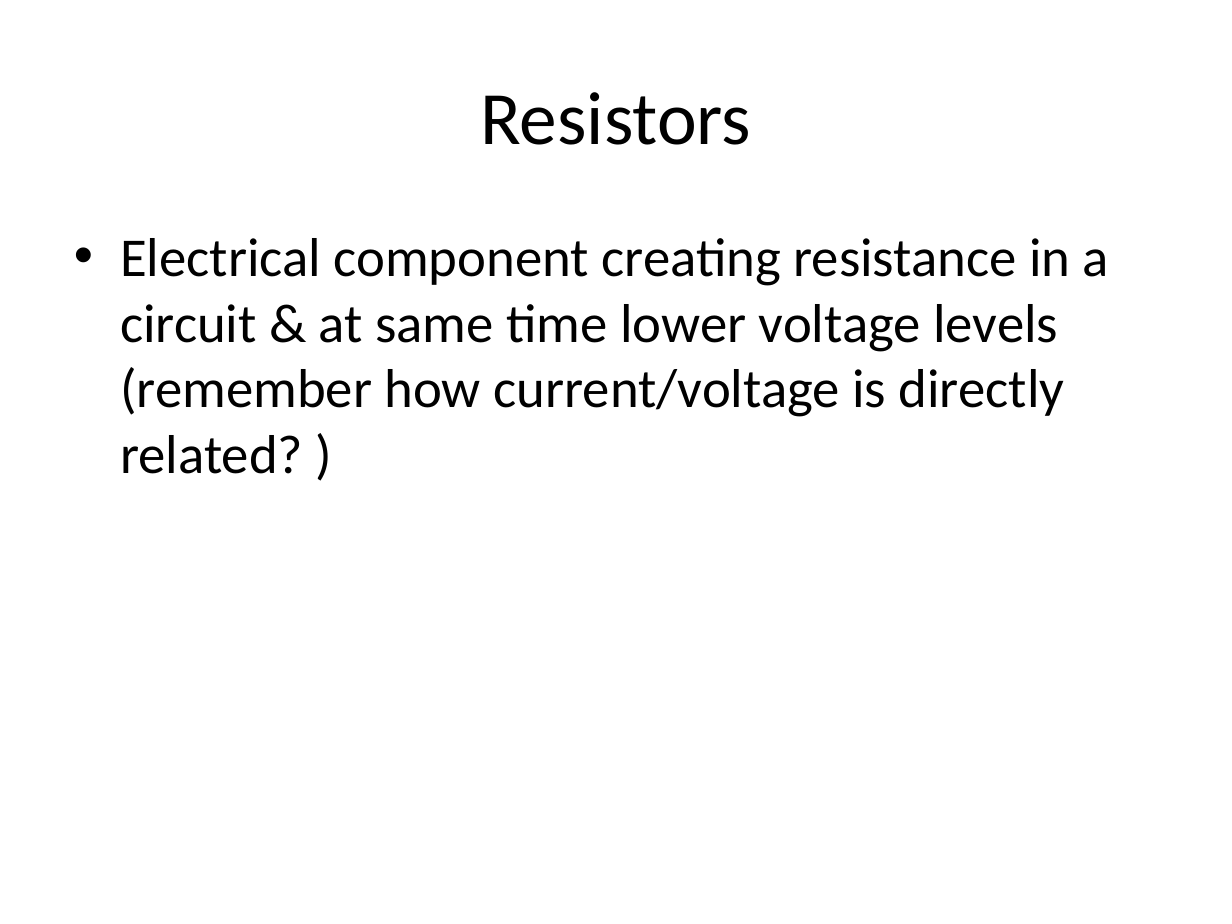
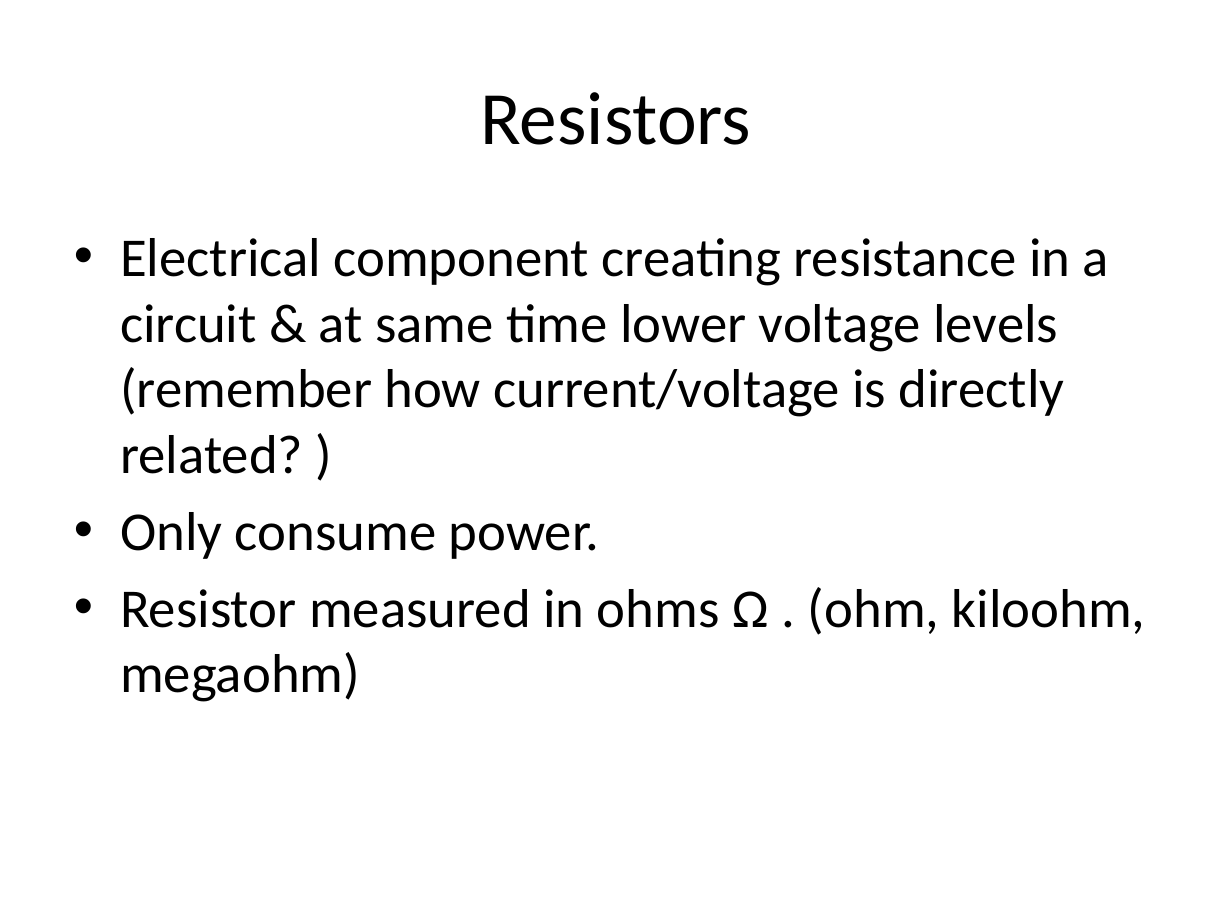
Before and after one commit to danieljayB/Arduino-Course, a slide deck: slide 13 of Weeks/Week 2/voltage, current, resistence.pptx. Drawn at 1232x924 pixels with LibreOffice and Linux fonts; fonts in the diff are those of the drawing. Boxes give left, top, right and bottom in pixels: in the first picture for what was removed or moved away, otherwise in the second. Text is boxed around its words. In the diff, an @@ line names an element or a change of style, - is before the commit and + after.

```diff
--- a/Weeks/Week 2/voltage, current, resistence.pptx
+++ b/Weeks/Week 2/voltage, current, resistence.pptx
@@ text at <box>120,512,1146,702</box>: paragraphs added @@
+• Only consume power.
+• Resistor measured in ohms Ω . (ohm, kiloohm, megaohm)
```
Also in this commit, not shown: 1 other slide changed, 2 slides added, 4 other files.
